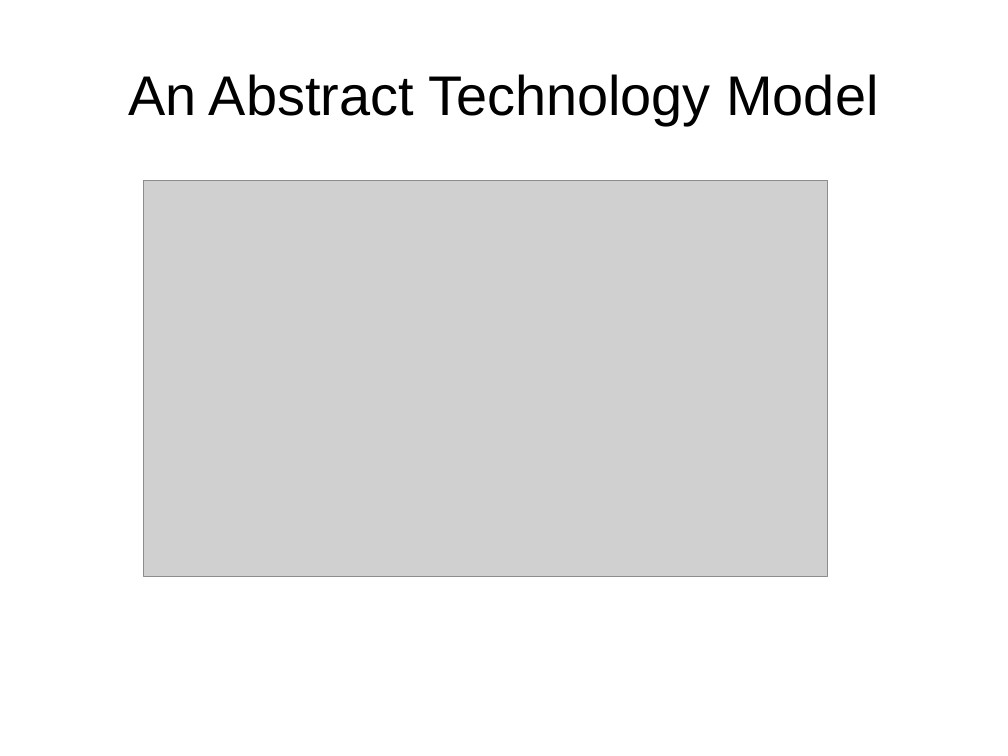
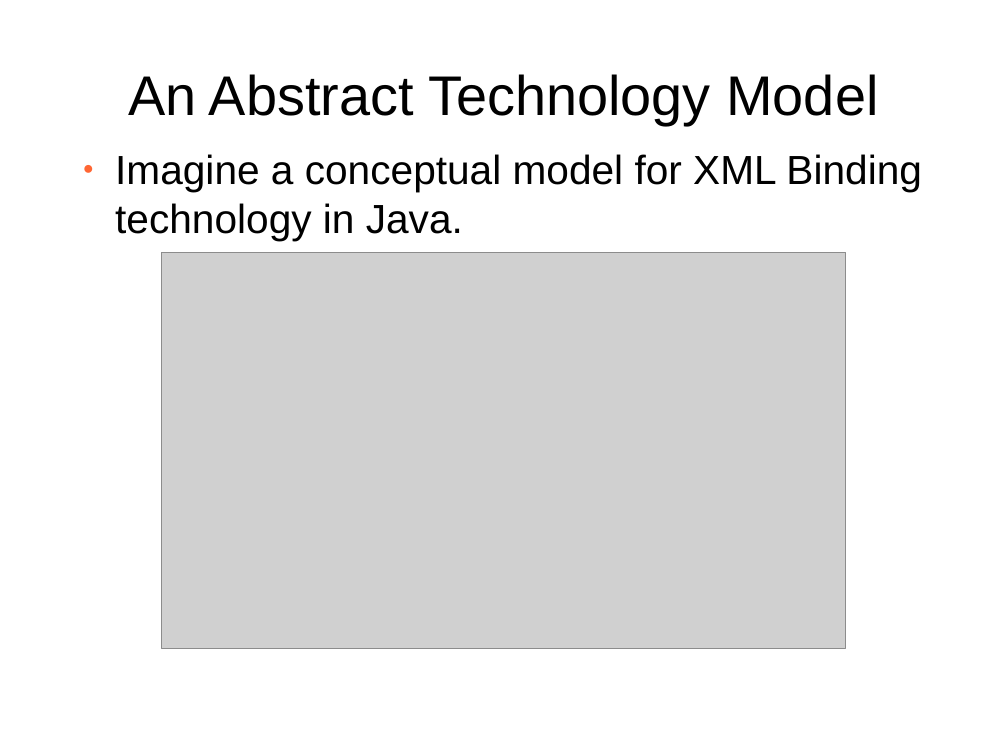
Before and after one commit to softlang/megalib, a slide deck: slide 9 of docs/LanguageDescription.odp (slide 7 before the commit). Drawn at 1008x756 pixels with LibreOffice and Linux fonts; fonts in the diff are those of the drawing; grey boxes stand for pictures; background and template pictures are left out. Boxes give left, top, right and bottom in pixels: in the first picture for what was removed or moved away, otherwise in the second. Text is boxed around its words. In the diff, an @@ line names an element or a change of style, - is before the commit and + after.

```diff
--- a/docs/LanguageDescription.odp
+++ b/docs/LanguageDescription.odp
@@ text added at (115,154,922,241), 32 pt, text #000000 @@
+● Imagine a conceptual model for XML Binding technology in Java.
@@ picture: place and size @@
-picture at (144,180,828,576)
+picture at (162,252,846,649)
```
Also in this commit, not shown: 35 other slides changed, 14 slides added, 4 slides removed, 2 other files.
